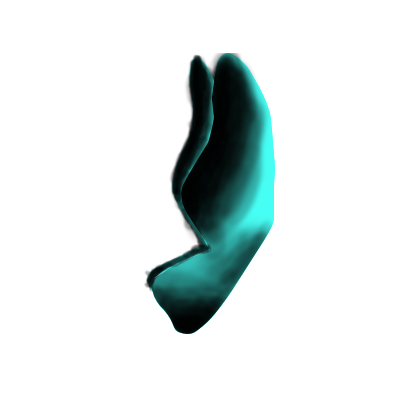
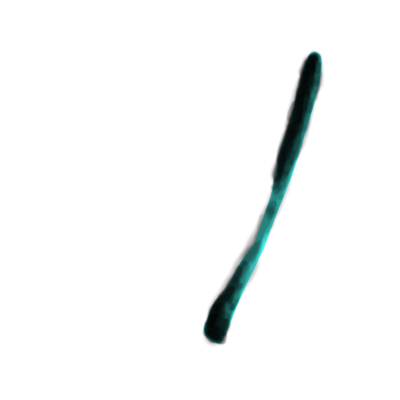
Layers edited between the first and the second 400 × 400 image:
added layer "Right wing shade 3" in group "Flap right direction" over [201, 49, 325, 348]
added layer "Right wing base 3" in group "Flap right direction" over [203, 52, 322, 344]
hid "Left wing shade 1" over [143, 54, 218, 293]
hid "Left wing base 1" over [147, 57, 214, 290]
hid "Right wing shade 1" over [150, 53, 274, 334]
hid "Right wing base 1" over [150, 53, 275, 334]
